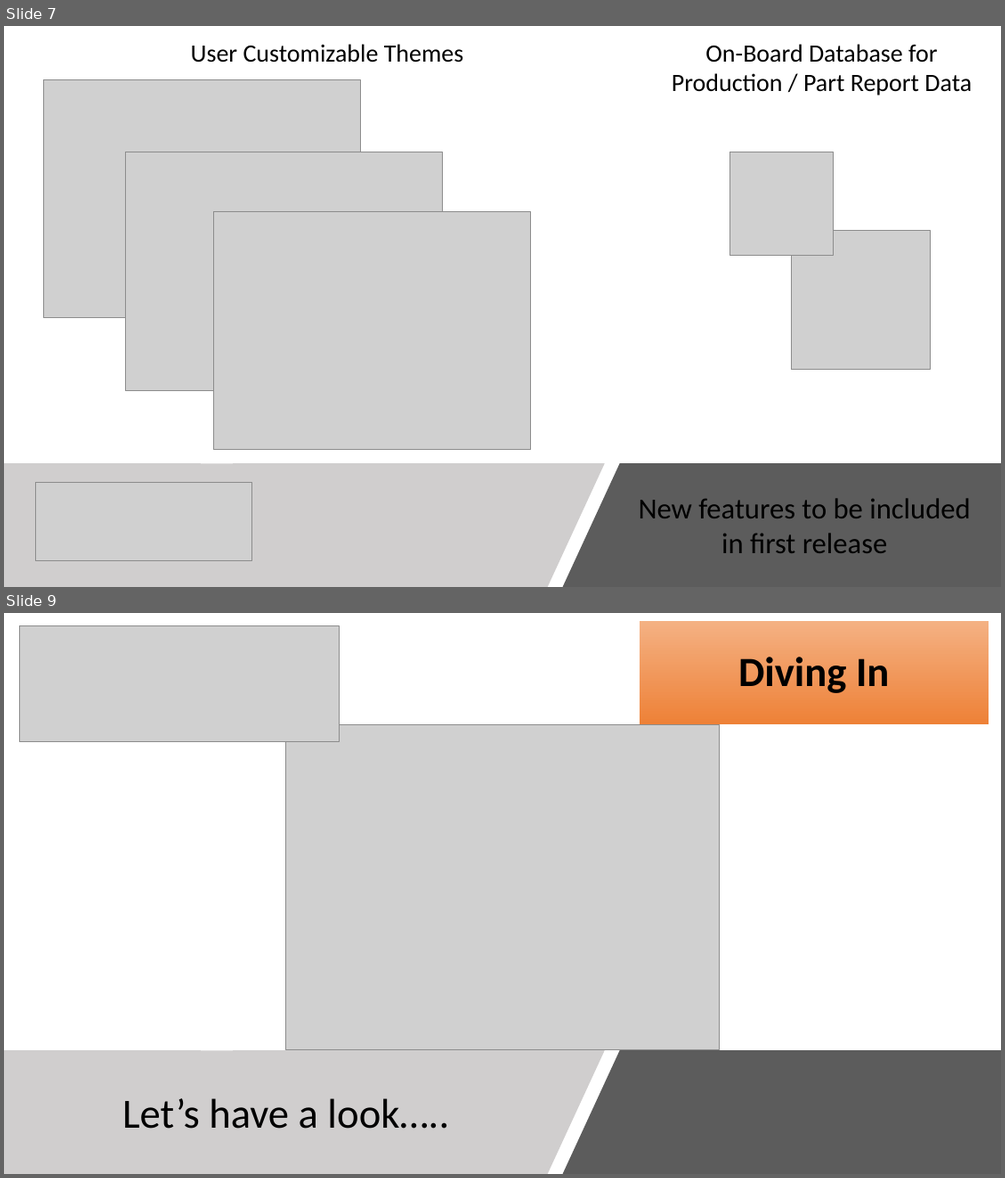
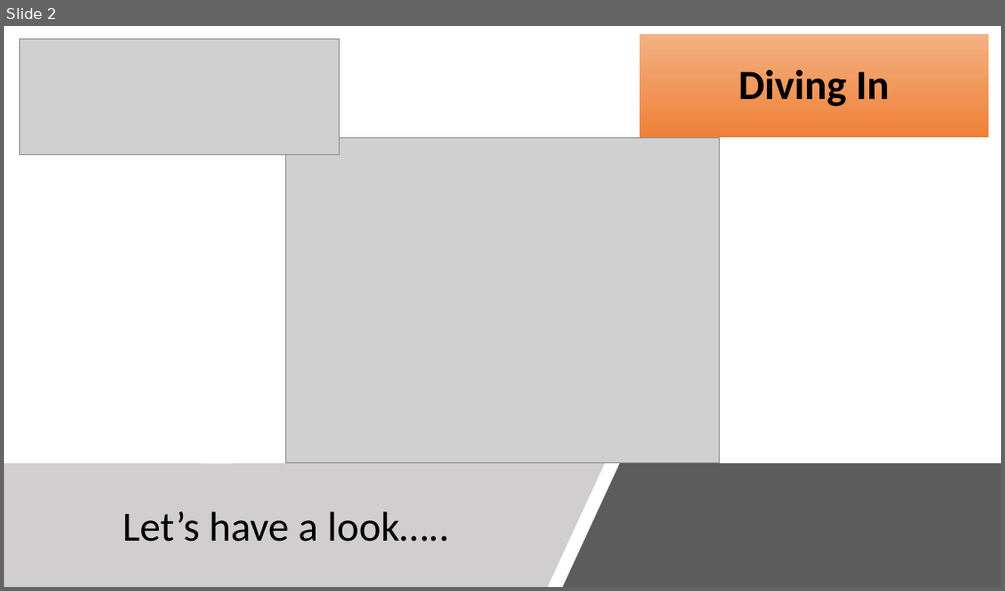
Before and after one commit to Sodecia-GTAC/wiki, a slide deck: GTAC Controls Training Package/Obsolete/GTAC Training - Part 3 FW Overview UI_20221207.pptx. Shown one above the other, each under a label of ours: slides 7 and 9 before the commit, slide 2 after it; the slides between them are not shown. The pictures are 1005x1178 and 1005x591 pixels, drawn with LibreOffice and Linux fonts; fonts in the diff are those of the drawing; grey boxes stand for pictures. Boxes give left, top, right and bottom in pixels: in the first picture for what was removed or moved away, otherwise in the second. Text is boxed around its words. In the diff, an @@ line names an element or a change of style, - is before the commit and + after.

```diff
--- a/GTAC Controls Training Package/Obsolete/GTAC Training - Part 3 FW Overview UI_20221207.pptx
+++ b/GTAC Controls Training Package/Obsolete/GTAC Training - Part 3 FW Overview UI_20221207.pptx
@@ slide 7 removed at [4,26,1001,587], background #FFFFFF @@
@@ text removed at [191,44,463,62] @@
-User Customizable Themes
@@ text removed at [672,44,971,95] @@
-On-Board Database for Production / Part Report Data
@@ picture removed at [44,79,361,318] @@
@@ picture removed at [125,152,442,391] @@
@@ picture removed at [730,151,833,255] @@
@@ picture removed at [214,211,531,450] @@
@@ picture removed at [791,230,930,370] @@
@@ freeform shape removed at [4,464,605,587] @@
@@ freeform shape removed at [563,464,1001,587] @@
@@ picture removed at [35,483,251,561] @@
@@ text removed at [639,498,971,553] @@
-New features to be included in first release
@@ what was slide 9 is now slide 2 @@
```
Also in this commit, not shown: 1 slide changed, 7 other slides removed, 2 other files.
